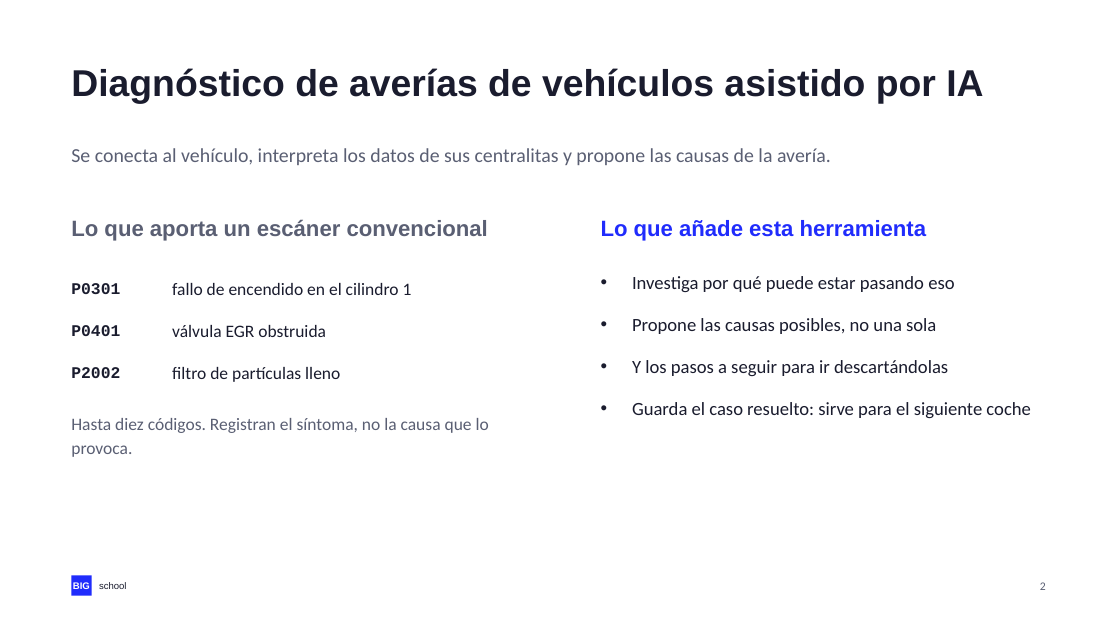
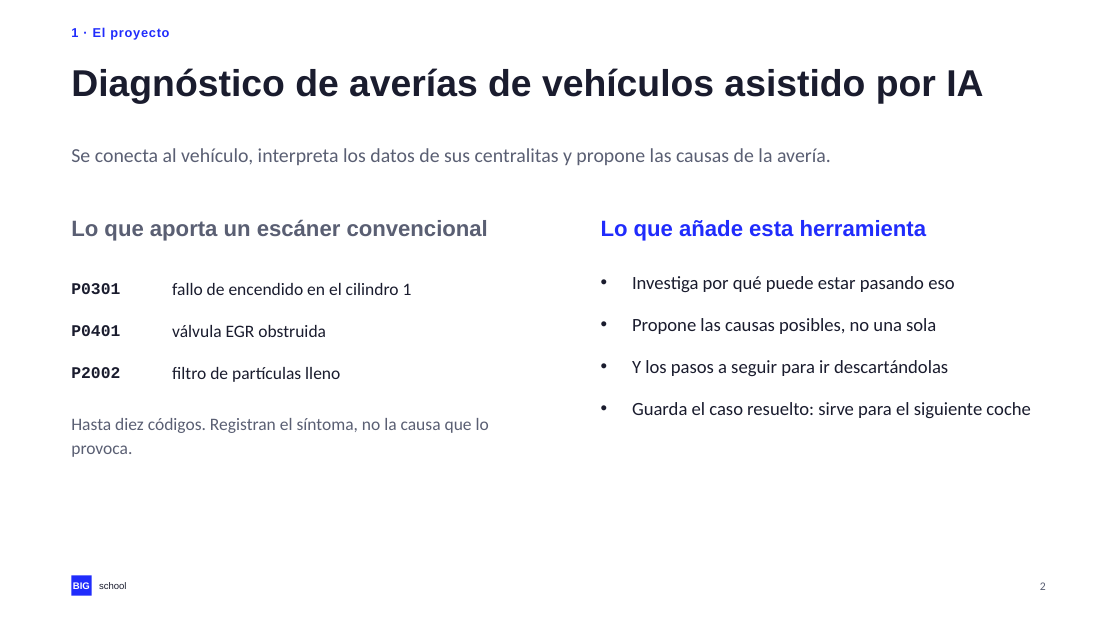
Before and after one commit to NovilloQuinta/intelligent-automotive-diagnostics, a slide deck: slide 2 of docs/presentacion/tfm-intelligent-automotive-diagnostics.pptx. Drawn at 1120x630 pixels with LibreOffice and Linux fonts; fonts in the diff are those of the drawing. Boxes give left, top, right and bottom in pixels: in the first picture for what was removed or moved away, otherwise in the second. Text is boxed around its words. In the diff, an @@ line names an element or a change of style, - is before the commit and + after.

```diff
--- a/docs/presentacion/tfm-intelligent-automotive-diagnostics.pptx
+++ b/docs/presentacion/tfm-intelligent-automotive-diagnostics.pptx
@@ text added at [71,27,169,40], 11 pt, text #202CFC, bold @@
+1 · El proyecto
```
Also in this commit, not shown: 17 other slides changed, 3 other files.
